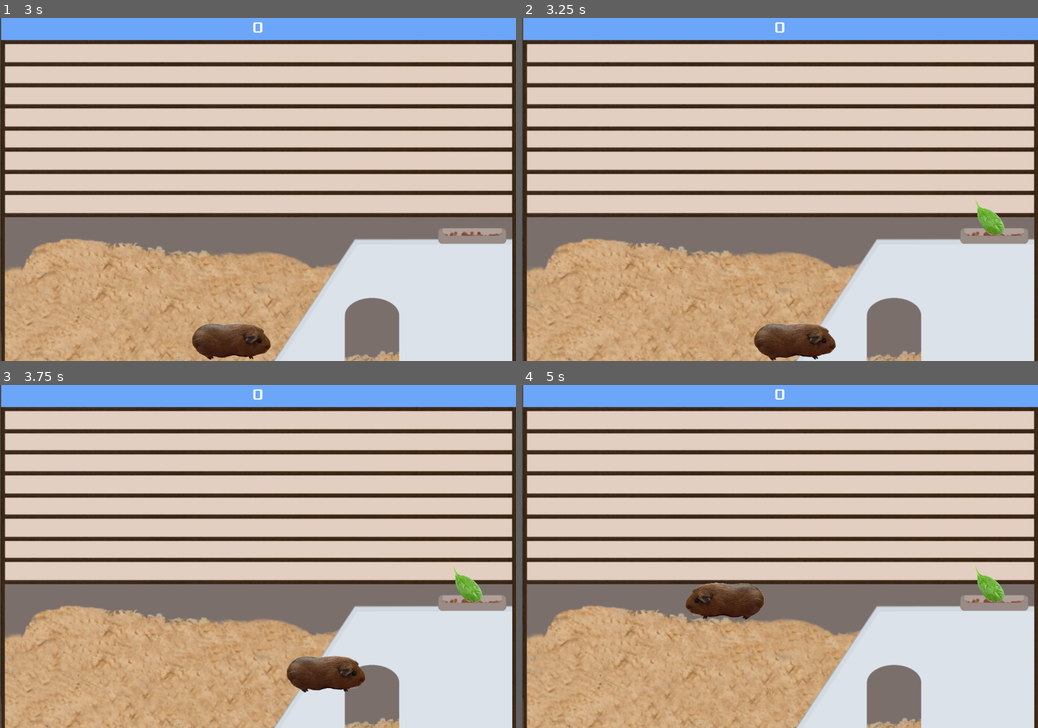
Above: before the commit, frames 1-4 (two rows, left to right).
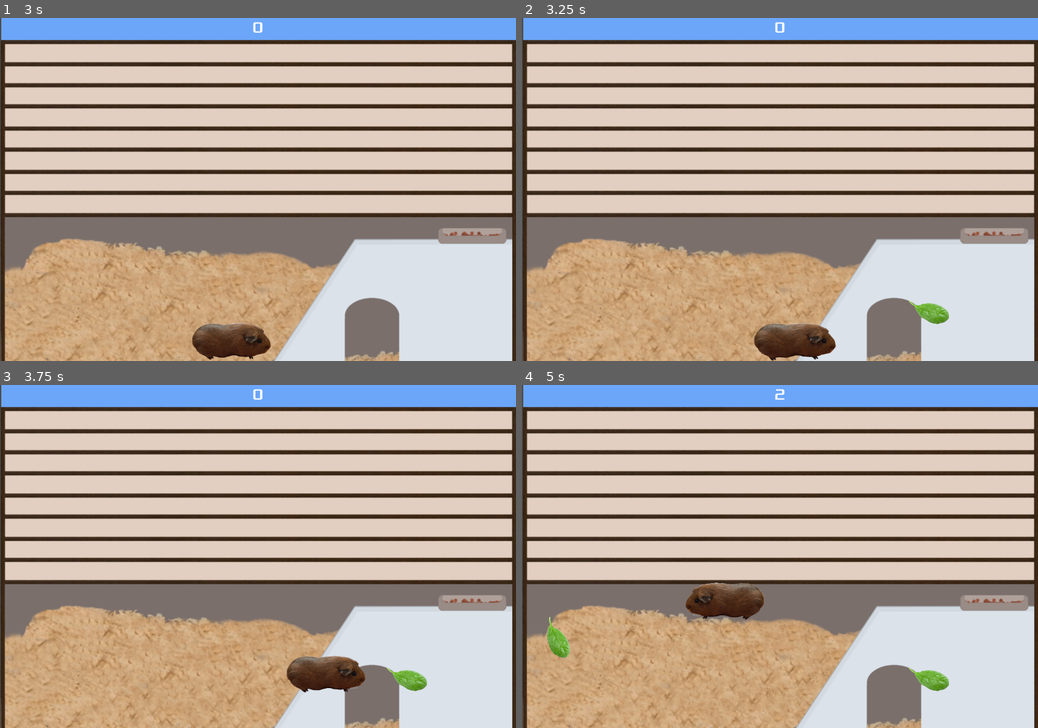
Above: after the commit, the same moments.

Repository: bristol-pride-game-jam/Honey
Game: Godot game, scene res://Main.tscn
Same seed, same stepped clock (60 frames per second), same inputs: the game is played once before the commit and once after it.
Inputs:
- Up to frame 1 (3 s): click "Play" at 0.5 s; tap Enter at 1.25 s; hold Right (ui_right) 1.28-2.03 s; hold Down (ui_down) 2.03-2.78 s; tap Space at 2.75 s; hold Right (ui_right) from 2.78 s (still down)
- Up to frame 2 (3.25 s): keep holding Right (ui_right)
- Up to frame 3 (3.75 s): release Right (ui_right) at 3.53 s; hold Up (ui_up) from 3.53 s (still down)
- Up to frame 4 (5 s): release Up (ui_up) at 4.28 s; hold Left (ui_left) from 4.28 s (still down)

Frame 1 is identical in both runs. In frame 2, 0.6% of the frame differs, in the area x 74-94%, y 52-90%; in frame 3, 0.6%; in frame 4, 0.9%, in the area x 4-94%, y 1-90%.

Commit message:
Wired up game over state

Diff:
--- a/HUD.gd
+++ b/HUD.gd
@@ -5,17 +5,16 @@
 
 # Called when the player loses, showing the timer
 func show_game_over():
-	# Wait 1 second before showing the start button
-	yield(get_tree().create_timer(1), 'timeout')
 	$MessageLabel.show()
 	$StartButton.show()
-	$ScoreLabel.hide()
+	$Logo.show()
 
 # When the start button is pressed
 func _on_StartButton_pressed():
 	$StartButton.hide()
 	$MessageLabel.hide()
 	$Logo.hide()
+	$ScoreLabel.text = "0"
 	$ScoreLabel.show()
 	emit_signal("start_game")
 
--- a/Main.gd
+++ b/Main.gd
@@ -1,4 +1,6 @@
 extends Node
+
+signal game_over
 
 export (PackedScene) var Spinach
 export var chance_to_spawn = 4
@@ -19,22 +21,20 @@
 	score = 0
 	$Player.start($StartPosition.position)
 	$Music.play()
-	$StartTimer.start()
 	$SpinachTimer.start()
+	$GameOverTimer.start()
 	$Background.visible = true
 
-# -- UNUSED --
+# Called on game over timeout
 func game_over():
-	$ScoreTimer.stop()
+	emit_signal("game_over")
+	$Player.stop()
 	$SpinachTimer.stop()
+	$GameOverTimer.stop()
 	$HUD.show_game_over()
 	$Music.stop()
 	$EndSound.play()
 	$Background.visible = false
-
-# -- UNUSED --
-func _on_StartTimer_timeout():
-	pass # Do nothing
 
 # Generate a new spinach leaf
 func _on_SpinachTimer_timeout():
@@ -50,7 +50,11 @@
 		var direction = rand_range(-PI / 4, PI / 4)
 		spinach.rotation = direction
 
+		# Let Main know when this particular tasty morsel is eaten
 		spinach.connect("eaten", self, "_on_Spinach_eaten")
+
+		# Let Spinach know when game is over to remove itself from the canvas
+		self.connect("game_over", spinach, "game_over")
 
 # Fired when leaf is collided with
 func _on_Spinach_eaten():
--- a/Main.tscn
+++ b/Main.tscn
@@ -11,6 +11,7 @@
 [node name="Main" type="Node2D"]
 script = ExtResource( 1 )
 Spinach = ExtResource( 2 )
+chance_to_spawn = 3
 
 [node name="ColorRect" type="ColorRect" parent="."]
 margin_left = 3.17334
@@ -28,12 +29,11 @@
 visible = false
 position = Vector2( 856.804, 717.176 )
 
-[node name="StartTimer" type="Timer" parent="."]
-wait_time = 2.0
-one_shot = true
-
 [node name="SpinachTimer" type="Timer" parent="."]
 wait_time = 0.25
+
+[node name="GameOverTimer" type="Timer" parent="."]
+wait_time = 30.0
 
 [node name="StartPosition" type="Position2D" parent="."]
 position = Vector2( 155, 755 )
@@ -45,6 +45,6 @@
 
 [node name="EndSound" type="AudioStreamPlayer" parent="."]
 stream = ExtResource( 7 )
-[connection signal="timeout" from="StartTimer" to="." method="_on_StartTimer_timeout"]
 [connection signal="timeout" from="SpinachTimer" to="." method="_on_SpinachTimer_timeout"]
+[connection signal="timeout" from="GameOverTimer" to="." method="game_over"]
 [connection signal="start_game" from="HUD" to="." method="new_game"]
--- a/Player.gd
+++ b/Player.gd
@@ -53,3 +53,6 @@
     position = pos
     show()
     $CollisionShape2D.disabled = false
+
+func stop():
+	hide()
--- a/Spinach.gd
+++ b/Spinach.gd
@@ -11,3 +11,7 @@
 		emit_signal("eaten") # Tell everyone it's been eaten
 		hide() # Hide the spinach
 		queue_free() # Remove spinach now it's been eaten!
+
+func game_over():
+	hide()
+	queue_free()
